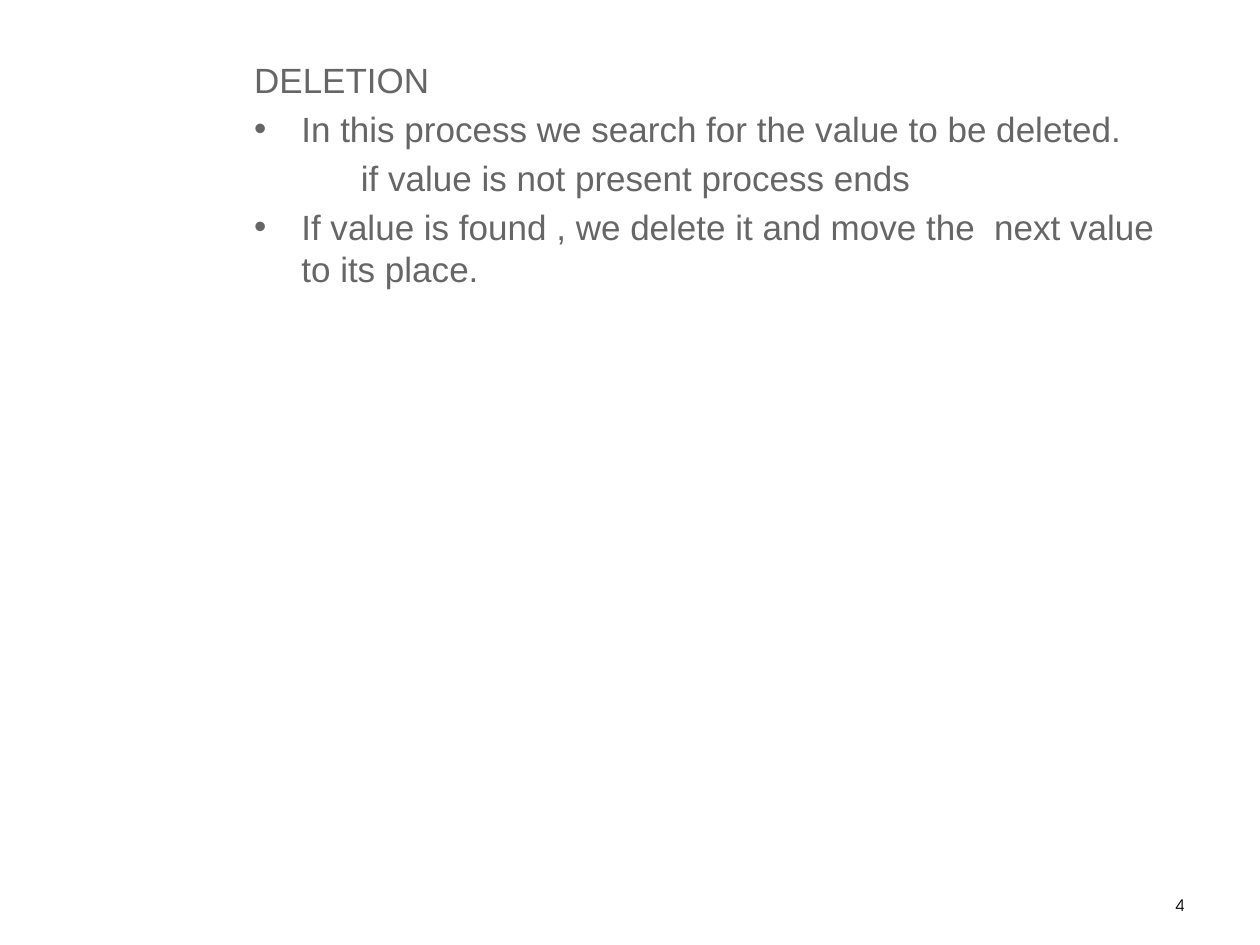
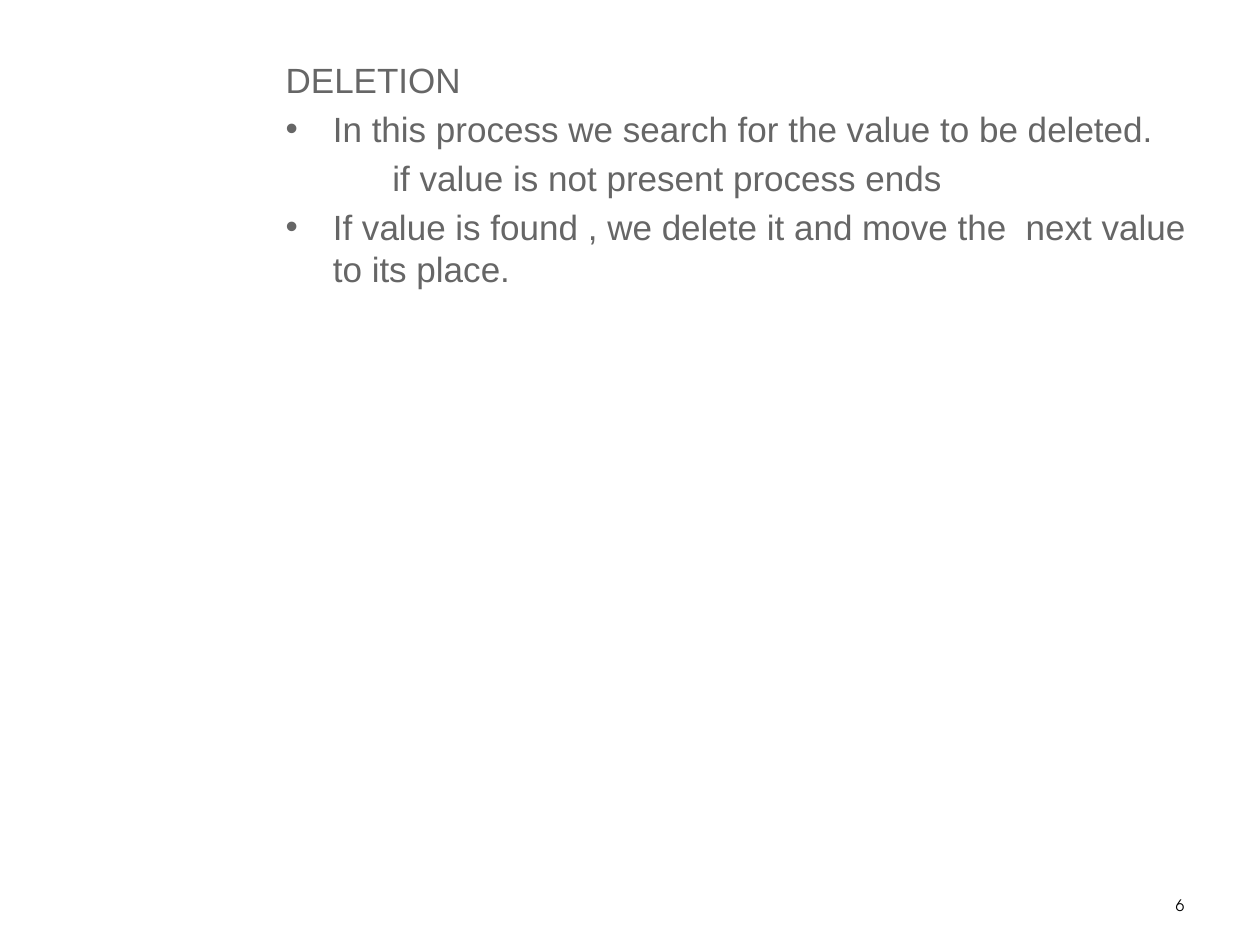
Before and after one commit to praash47/dsa, a slide deck: slide 6 of B_Tree.pptx (slide 4 before the commit). Drawn at 1260x945 pixels with LibreOffice and Linux fonts; fonts in the diff are those of the drawing; background and template pictures are left out. Boxes give left, top, right and bottom in pixels: in the first picture for what was removed or moved away, otherwise in the second. Text is boxed around its words. In the diff, an @@ line names an element or a change of style, - is before the commit and + after.

```diff
--- a/B_Tree.pptx
+++ b/B_Tree.pptx
@@ text "DELETION": place and size @@
-text "DELETION" at box(254, 68, 1154, 289)
+text "DELETION" at box(286, 68, 1186, 289)
@@ page number at box(1176, 899, 1185, 911): text changed @@
-4
+6
```
Also in this commit, not shown: 3 other slides changed, 2 slides added, 1 other file.
